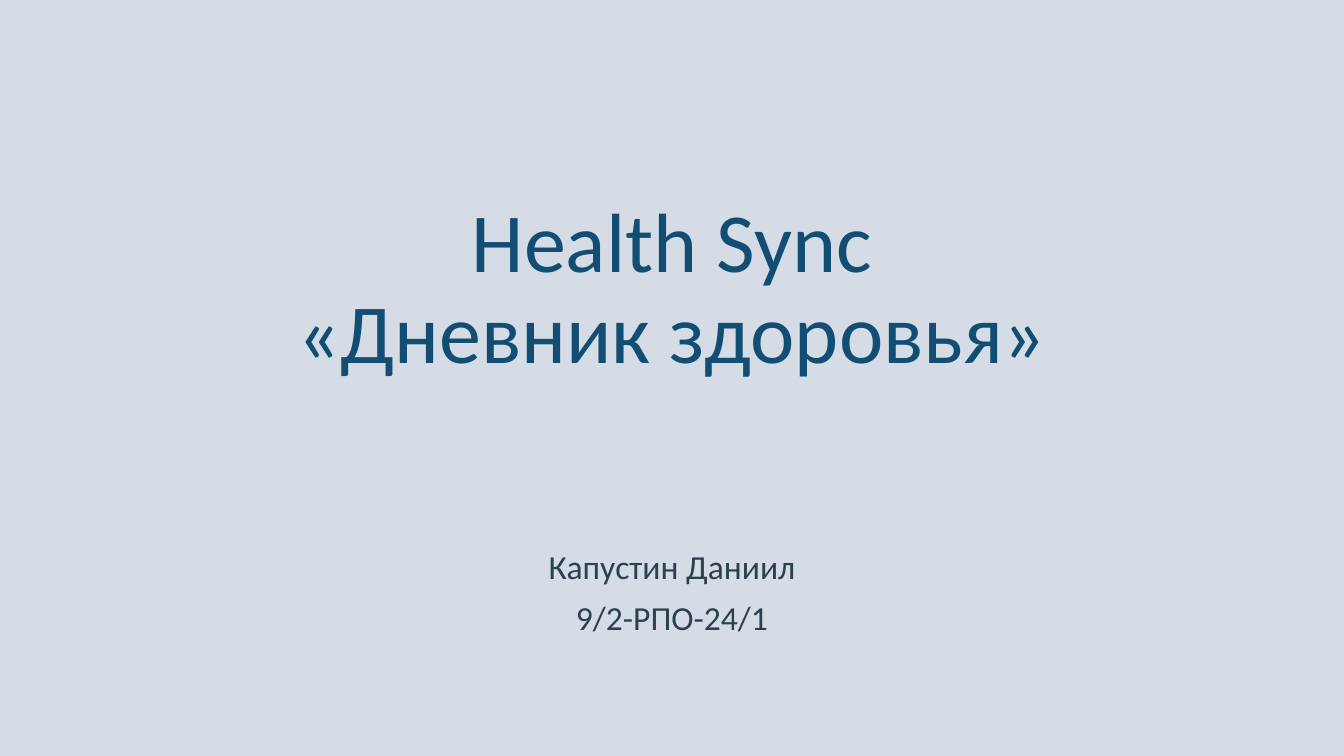
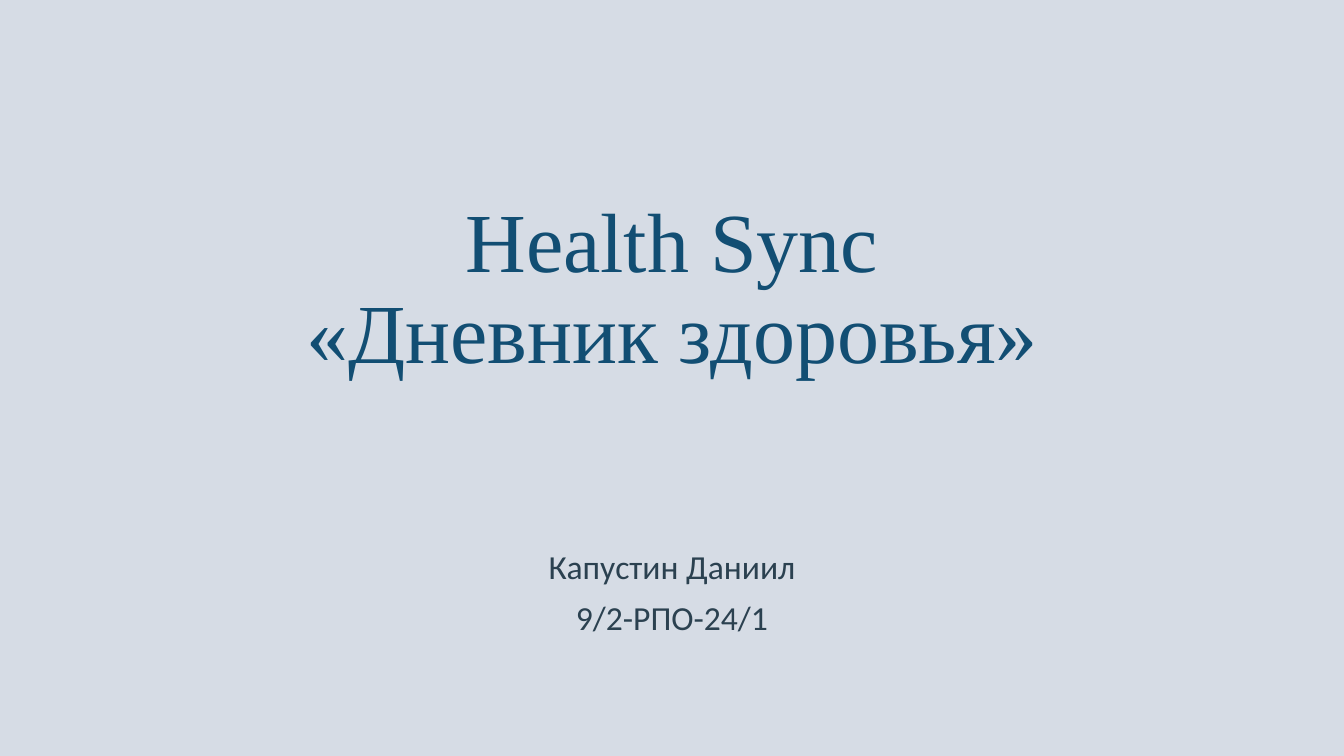
Before and after one commit to Toose-Dany/123, a slide deck: slide 1 of HealthSync.pptx. Drawn at 1344x756 pixels with LibreOffice and Linux fonts; fonts in the diff are those of the drawing. Boxes give left, top, right and bottom in pixels: in the first picture for what was removed or moved away, otherwise in the second. Text is boxed around its words. In the diff, an @@ line names an element or a change of style, - is before the commit and + after.

```diff
--- a/HealthSync.pptx
+++ b/HealthSync.pptx
@@ title "Health Sync «Дневник здоровья»" at (x1=306, y1=213, x2=1038, y2=379): font Calibri to Times New Roman @@
```
Also in this commit, not shown: 9 other slides changed.
